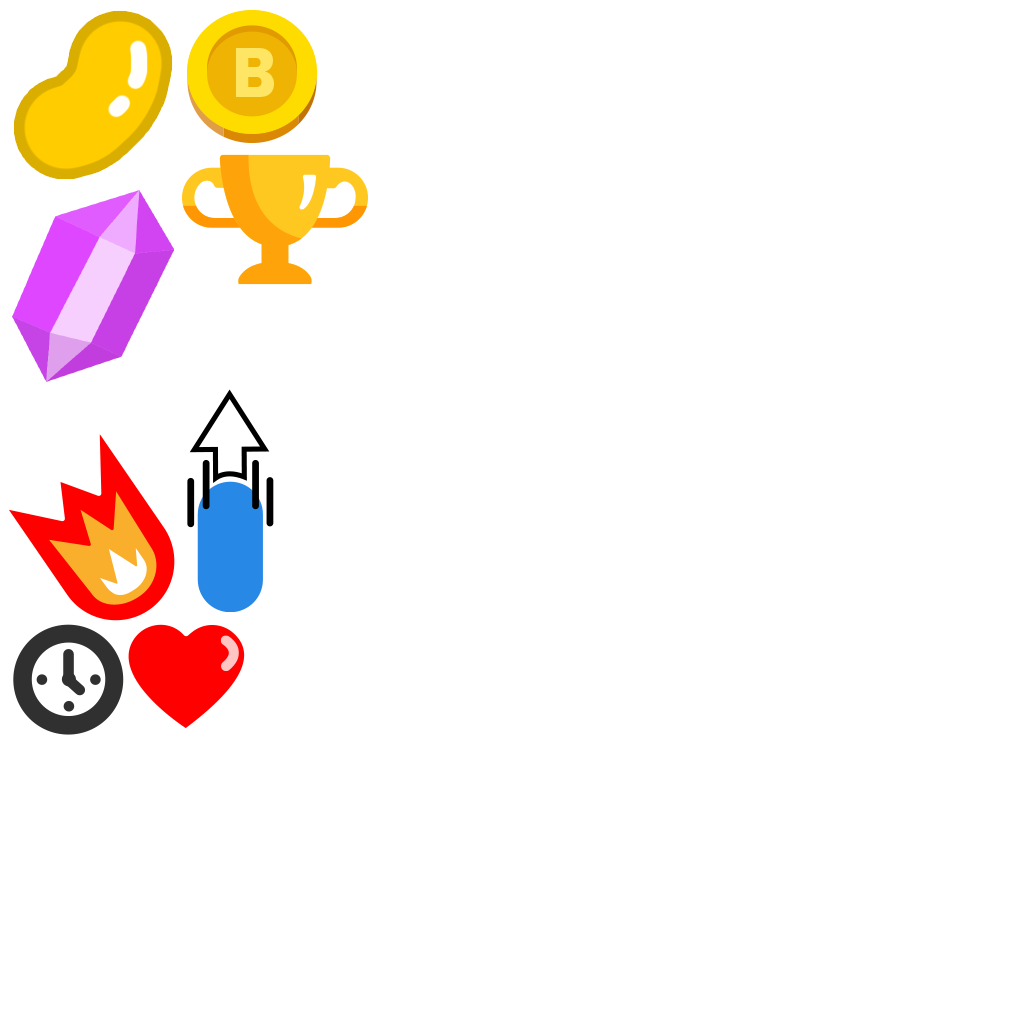
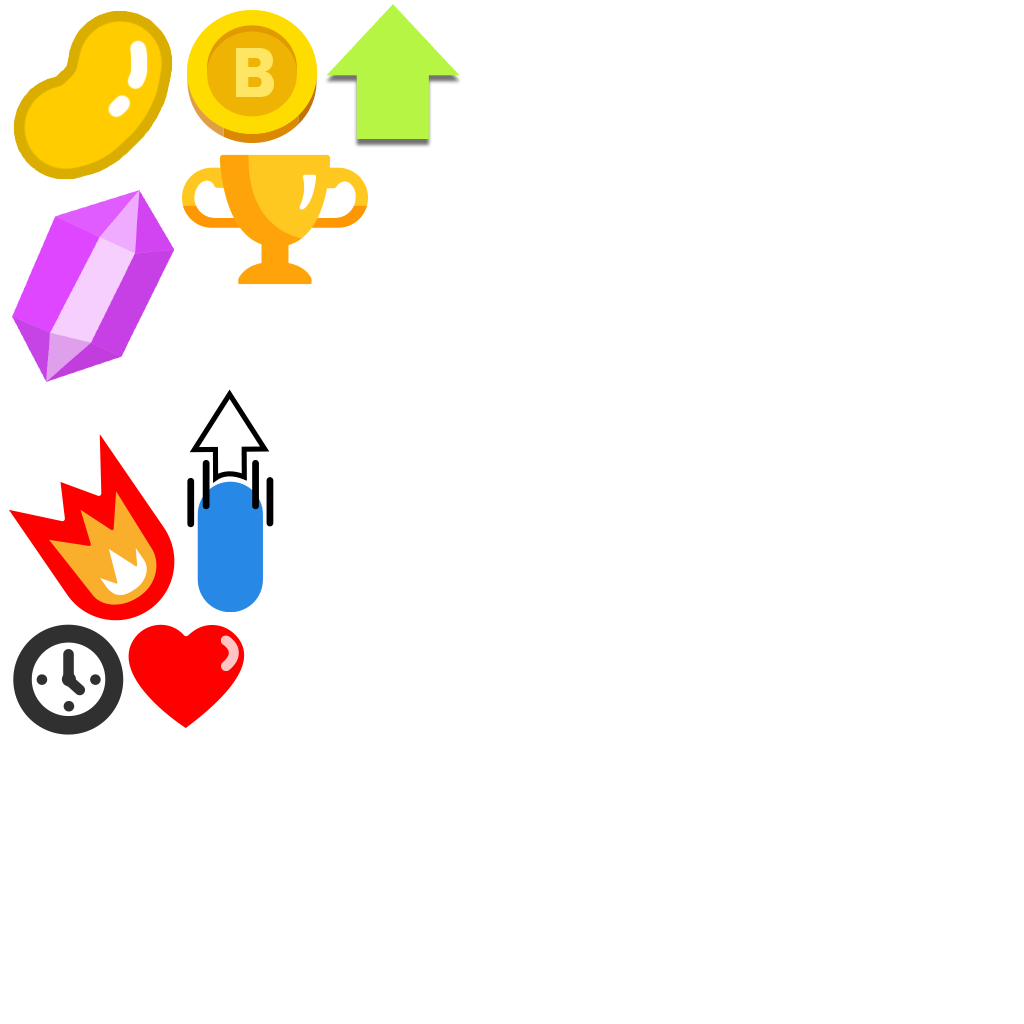
Layered file, before and after one edit (1024×1024). Changes by layer:
added layer "Layer 8" above "Layer 7" over box(326, 4, 459, 139)
